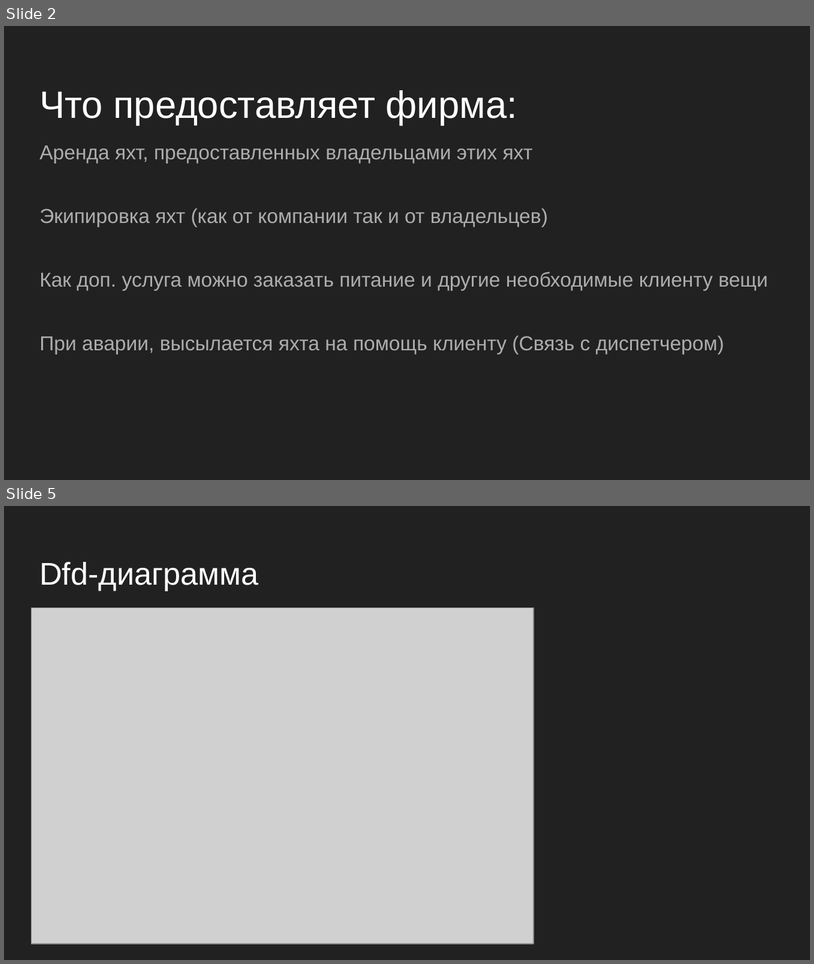
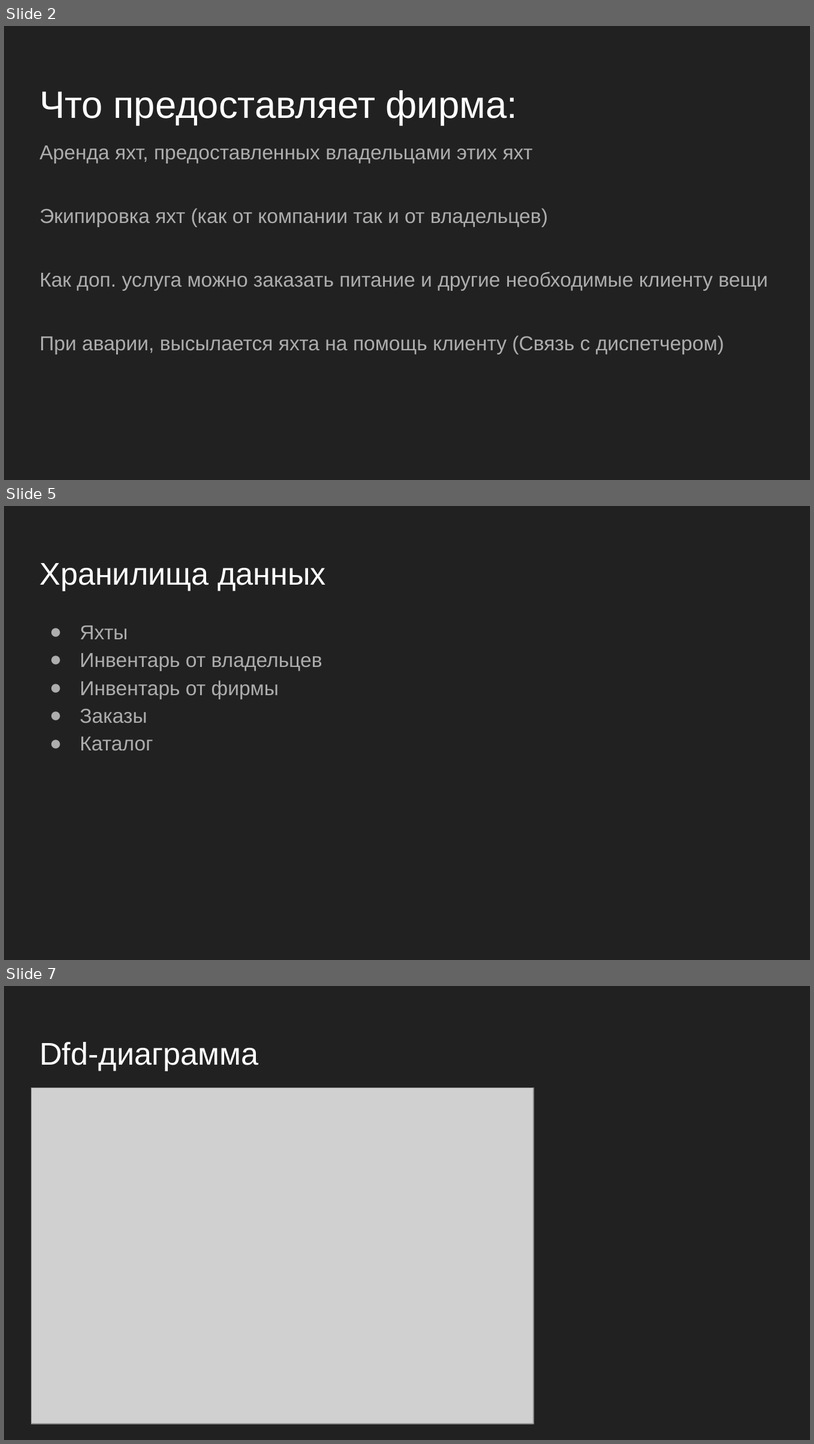
Before and after one commit to TonikX/ITMO_FSPO_DataBases_2020-2021, a slide deck: students/y2334/Turkina Anna/Бюро проката яхт.pptx. Shown one above the other, each under a label of ours: slides 2 and 5 before the commit, slides 2, 5 and 7 after it; the slides between them are not shown. The pictures are 814x964 and 814x1444 pixels, drawn with LibreOffice and Linux fonts; fonts in the diff are those of the drawing; grey boxes stand for pictures. Boxes give left, top, right and bottom in pixels: in the first picture for what was removed or moved away, otherwise in the second. Text is boxed around its words. In the diff, an @@ line names an element or a change of style, - is before the commit and + after.

Commit message:
dfd diagram Яхты (две стр.)

```diff
--- a/students/y2334/Turkina Anna/Бюро проката яхт.pptx
+++ b/students/y2334/Turkina Anna/Бюро проката яхт.pptx
@@ slide 5 added at <box>4,506,810,960</box>, background #212121 @@
@@ title added at <box>39,563,326,591</box>, 28 pt, text #FFFFFF @@
+Хранилища данных
@@ text added at <box>80,625,323,751</box>, 18 pt, text #ADADAD @@
+● Яхты
+● Инвентарь от владельцев
+● Инвентарь от фирмы
+● Заказы
+● Каталог
@@ what was slide 5 is now slide 7 @@
```
Also in this commit, not shown: 2 slides changed, 3 other slides added, 1 slide removed, 2 other files.
